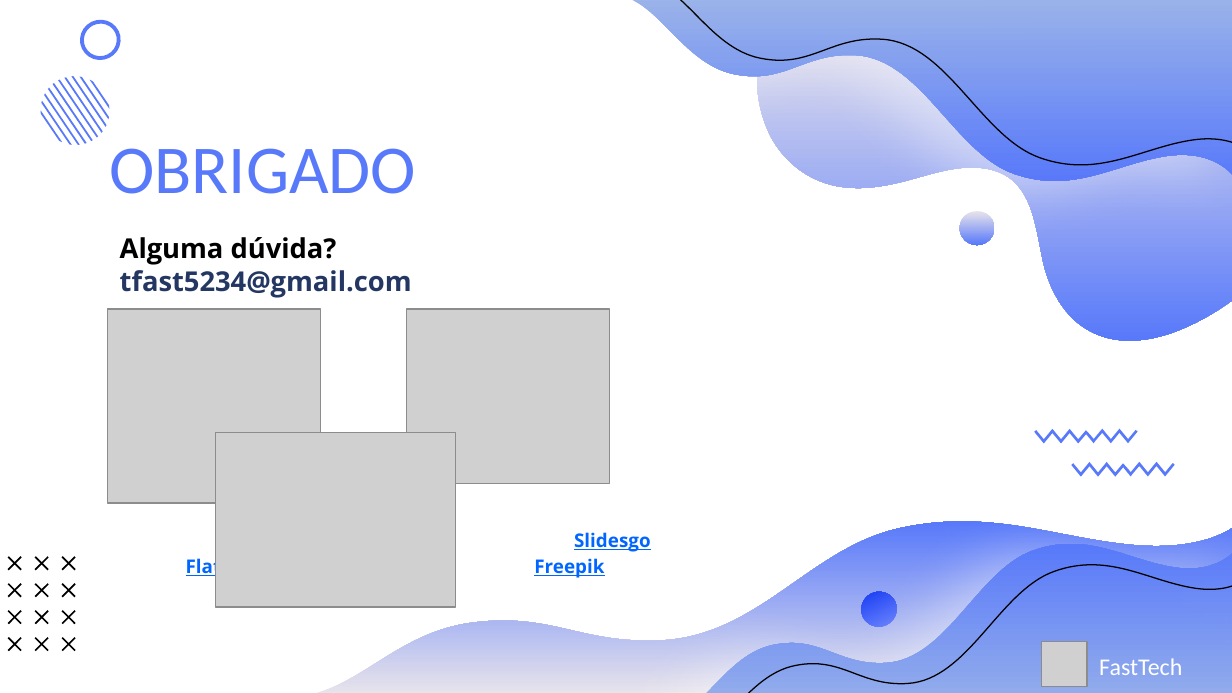
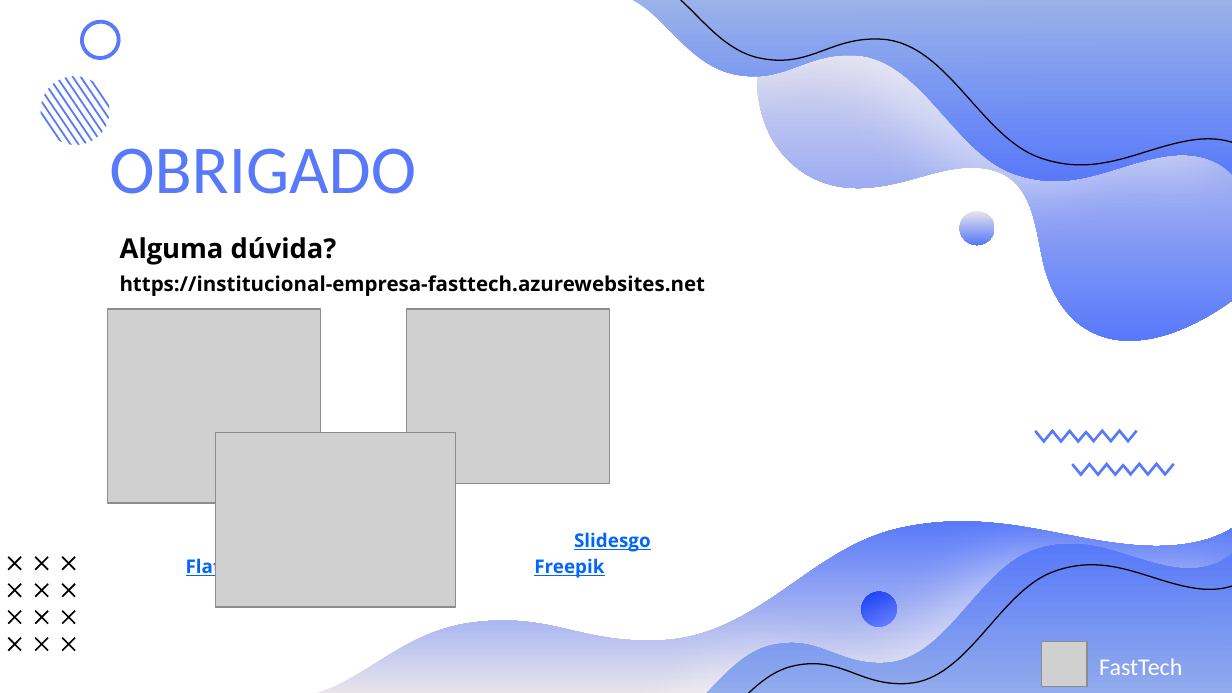
Before and after one commit to Grupo-1-adsa/Grupo-1-adsa, a slide deck: slide 12 of Documentação/PPT/Sprint 3 - Apresentação.pptx. Drawn at 1232x693 pixels with LibreOffice and Linux fonts; fonts in the diff are those of the drawing; grey boxes stand for pictures. Boxes give left, top, right and bottom in pixels: in the first picture for what was removed or moved away, otherwise in the second. Text is boxed around its words. In the diff, an @@ line names an element or a change of style, - is before the commit and + after.

```diff
--- a/Documentação/PPT/Sprint 3 - Apresentação.pptx
+++ b/Documentação/PPT/Sprint 3 - Apresentação.pptx
@@ subtitle at bbox=[120, 270, 412, 298]: paragraph removed @@
-tfast5234@gmail.com
@@ text added at bbox=[120, 275, 706, 296], 12 pt, text #000000, bold @@
+https://institucional-empresa-fasttech.azurewebsites.net
```
Also in this commit, not shown: 2 other files.
